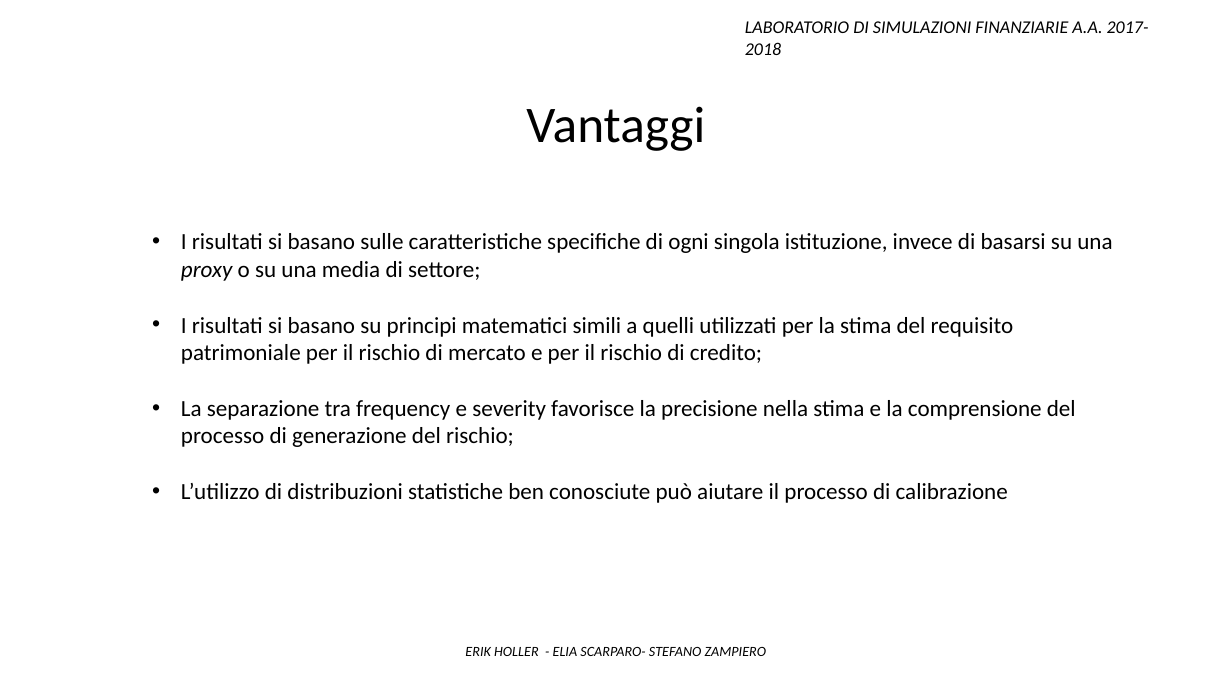
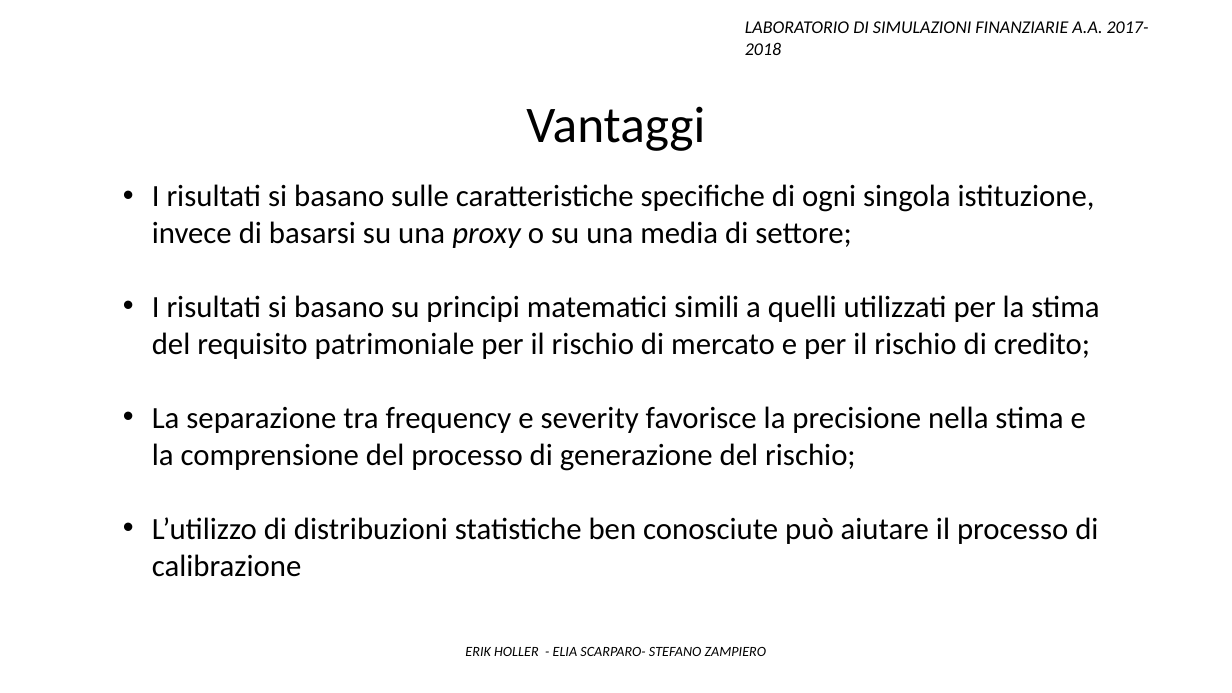
Before and after one commit to Stegirsanov/Laboratorio-di-simulazioni-finanziarie-project, a slide deck: slide 35 of Presentazione ppt/Presentazione_finale.pptx. Drawn at 1232x693 pixels with LibreOffice and Linux fonts; fonts in the diff are those of the drawing. Boxes give left, top, right and bottom in pixels: in the first picture for what was removed or moved away, otherwise in the second. Text is boxed around its words. In the diff, an @@ line names an element or a change of style, - is before the commit and + after.

```diff
--- a/Presentazione ppt/Presentazione_finale.pptx
+++ b/Presentazione ppt/Presentazione_finale.pptx
@@ text "I risultati si basano sulle ...": place and size @@
-text "I risultati si basano sulle ..." at [181, 233, 1112, 503]
+text "I risultati si basano sulle ..." at [152, 184, 1099, 577]
@@ text "I risultati si basano sulle ..." at [152, 184, 1099, 577]: size 18 to 24 pt @@
```
Also in this commit, not shown: 4 other slides changed, 1 slide added, 1 slide removed, 2 other files.
